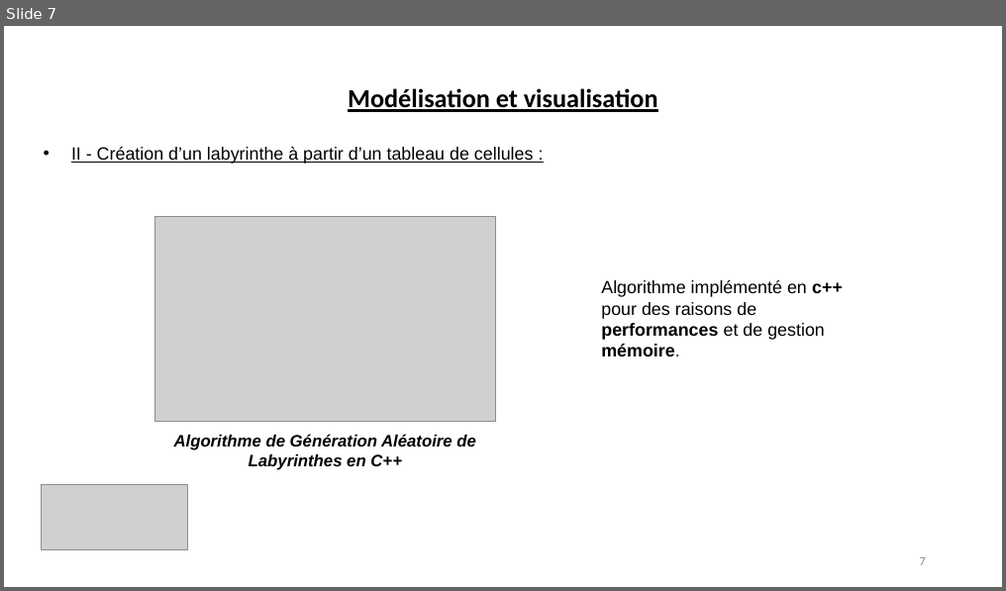
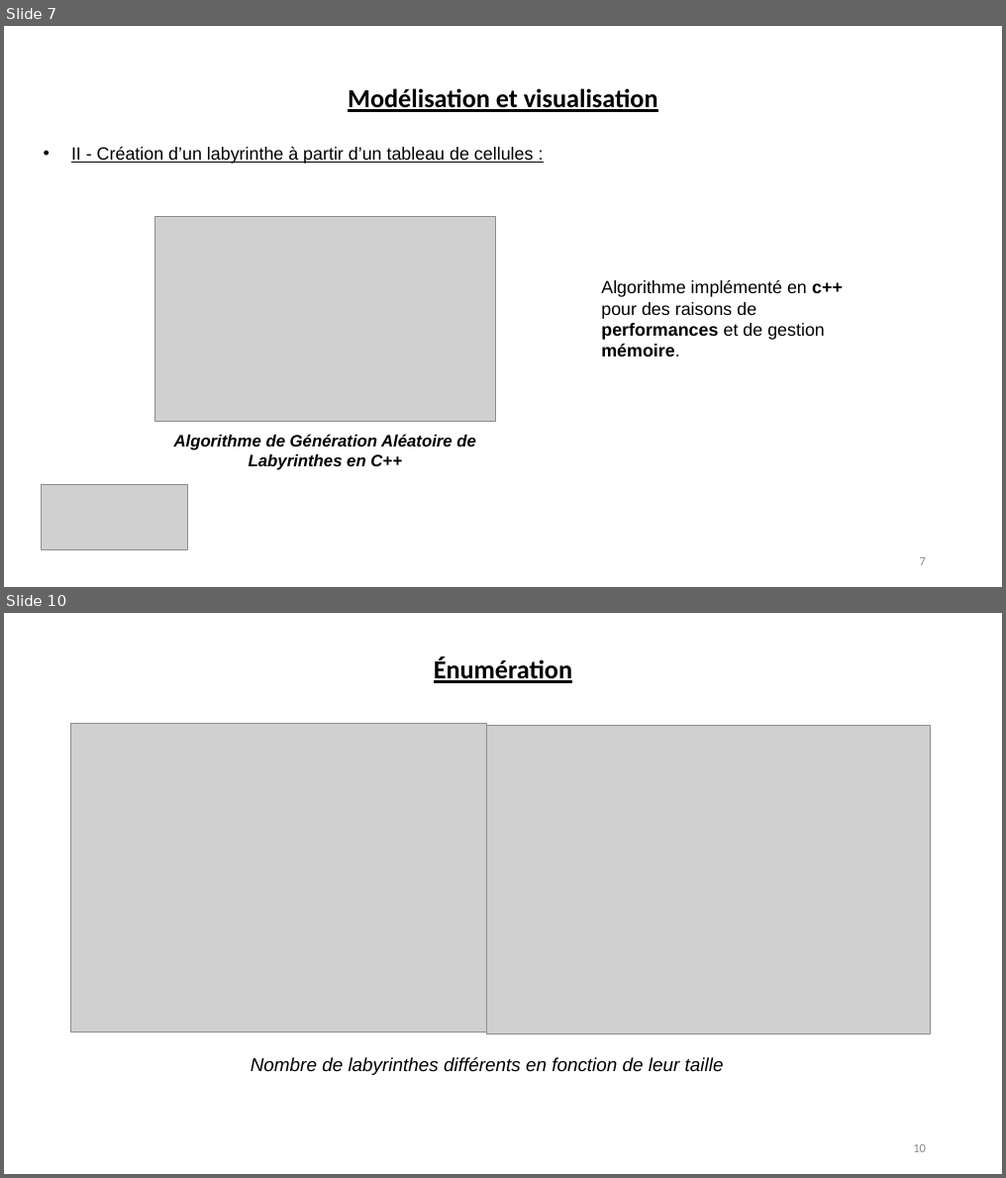
Before and after one commit to RayaneZen05/Projet-math-info-RNL, a slide deck: Soutenance_Projet_Math_Info_Zenaidi_Rayane_Bulfone_Noé_Iltis_Lucas.PPTX. Shown one above the other, each under a label of ours: slide 7 before the commit, slides 7 and 10 after it; the slides between them are not shown. The pictures are 1006x591 and 1006x1178 pixels, drawn with LibreOffice and Linux fonts; fonts in the diff are those of the drawing; grey boxes stand for pictures. Boxes give left, top, right and bottom in pixels: in the first picture for what was removed or moved away, otherwise in the second. Text is boxed around its words. In the diff, an @@ line names an element or a change of style, - is before the commit and + after.

```diff
--- a/Soutenance_Projet_Math_Info_Zenaidi_Rayane_Bulfone_Noé_Iltis_Lucas.PPTX
+++ b/Soutenance_Projet_Math_Info_Zenaidi_Rayane_Bulfone_Noé_Iltis_Lucas.PPTX
@@ slide 10 added at (x1=4, y1=613, x2=1002, y2=1174), background #FFFFFF @@
@@ text added at (x1=434, y1=658, x2=572, y2=683), 25 pt, text #000000, bold, underline @@
+Énumération
@@ picture added at (x1=70, y1=723, x2=487, y2=1032) @@
@@ picture added at (x1=487, y1=725, x2=930, y2=1035) @@
@@ text added at (x1=251, y1=1058, x2=724, y2=1075), 18 pt, text #000000, italic @@
+Nombre de labyrinthes différents en fonction de leur taille
@@ page number added at (x1=913, y1=1145, x2=926, y2=1153), 12 pt, text #8C8C8C @@
+10
```
Also in this commit, not shown: 4 slides changed, 1 other slide added, 2 slides removed.
